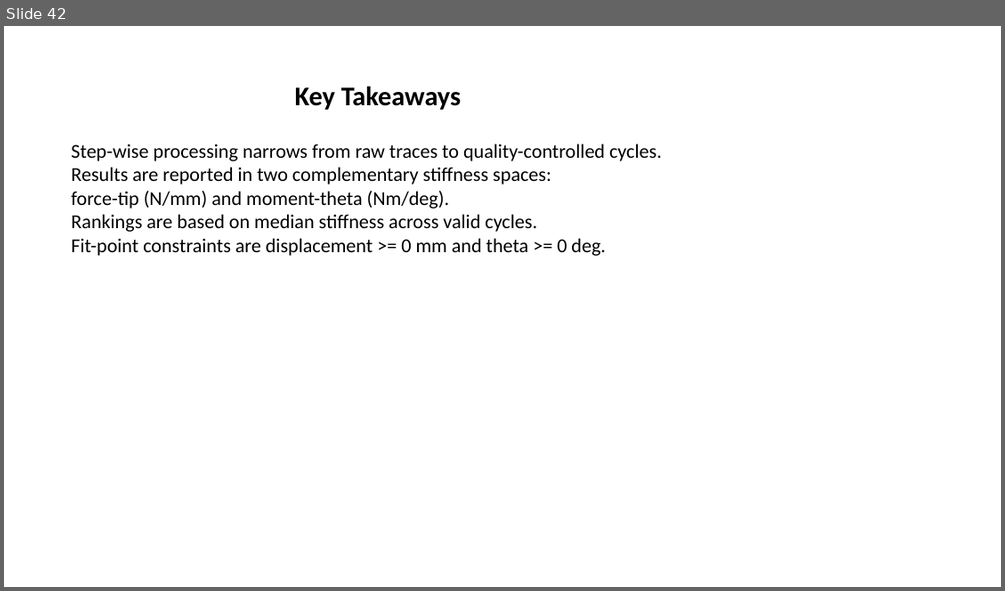
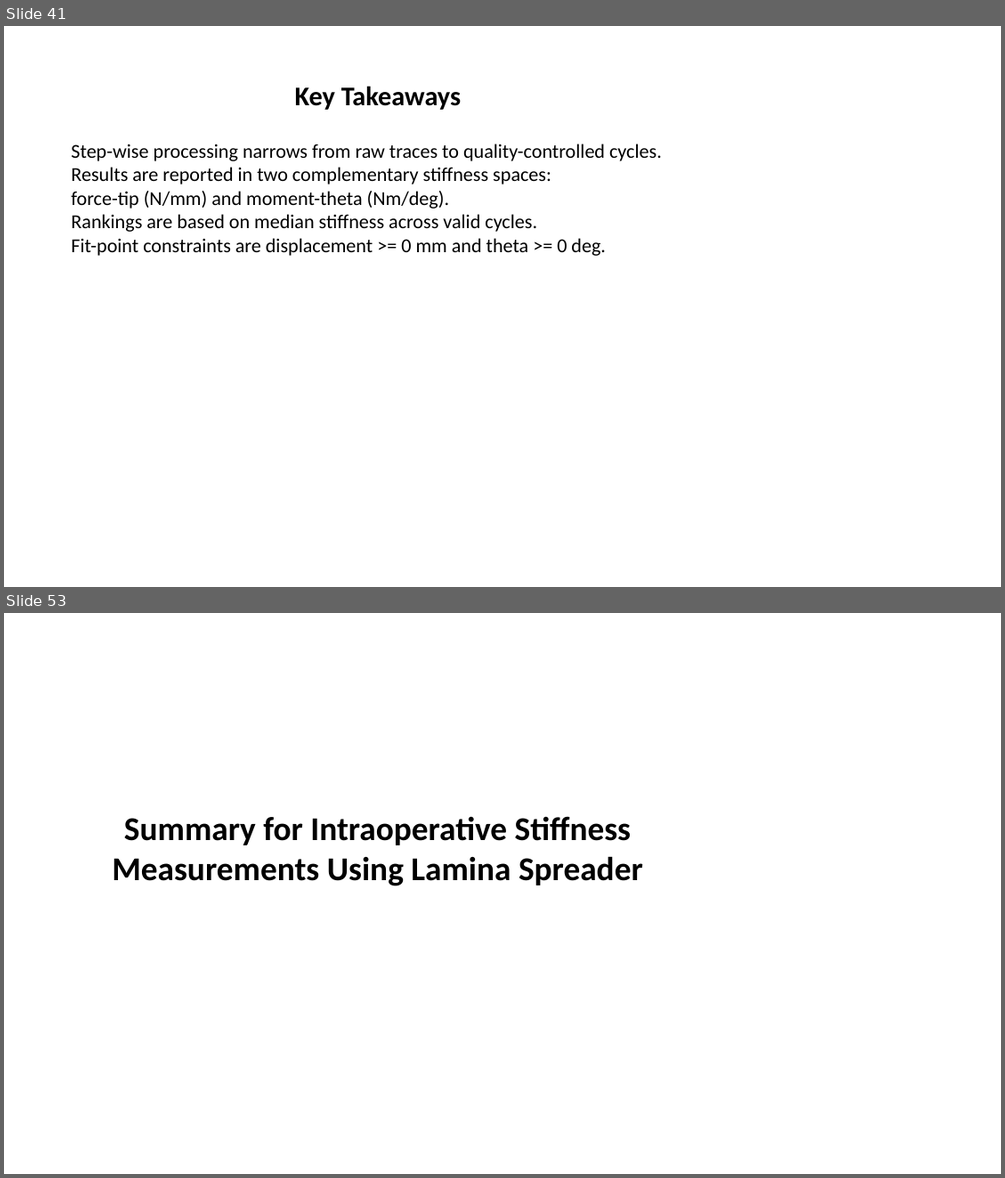
Before and after one commit to rbayoglu-glo/smart_instruments, a slide deck: output/cadaveric_testing_summary.pptx. Shown one above the other, each under a label of ours: slide 42 before the commit, slides 41 and 53 after it; the slides between them are not shown. The pictures are 1005x591 and 1005x1178 pixels, drawn with LibreOffice and Linux fonts; fonts in the diff are those of the drawing. Boxes give left, top, right and bottom in pixels: in the first picture for what was removed or moved away, otherwise in the second. Text is boxed around its words. In the diff, an @@ line names an element or a change of style, - is before the commit and + after.

```diff
--- a/output/cadaveric_testing_summary.pptx
+++ b/output/cadaveric_testing_summary.pptx
@@ slide 53 added at [4,613,1001,1174], background #FFFFFF @@
@@ text added at [112,816,643,886], 32 pt, text #000000, bold @@
+Summary for Intraoperative Stiffness Measurements Using Lamina Spreader
@@ what was slide 42 is now slide 41 @@
```
Also in this commit, not shown: 11 slides changed, 16 other slides added, 1 slide removed, 21 other files.
